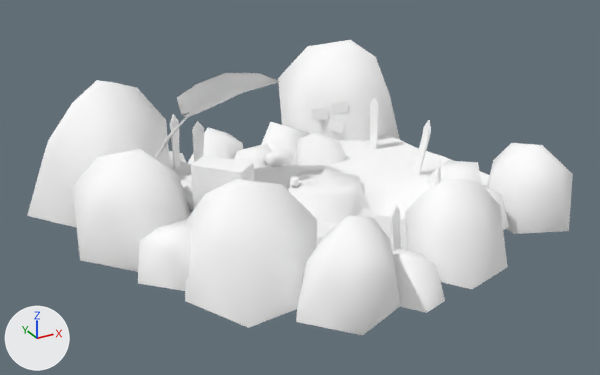
The Blender file Game/cargoHouse.blend, before and after one commit.
Camera for both pictures: a 50 mm lens placed at (-43.1, -76.6, 38.9), pointed at (-1.2, -0.5, 0.9). The lights are fixed; the arrows at lower left show +X, +Y and +Z.

Script lines for the objects in view, before the commit:
```python
me_rock_xs = bpy.data.meshes.new('Rock_XS')
me_rock_xs.from_pydata(...)  # 10 vertices, 13 faces; spans x -3.58..3.85, y -4.07..2.75, z -1.79..2.89
me_rock_xs.polygons.foreach_set('use_smooth', [True] * 13)
me_rock_xs.materials.append(mat_cargohousebigrock)  # its picture is missing
me_spadeleaf = bpy.data.meshes.new('SpadeLeaf')
me_spadeleaf.from_pydata(...)  # 52 vertices, 38 faces; spans x -1.2..23.0, y -0.3..15.6, z -5.8..5.8
me_spadeleaf.polygons.foreach_set('use_smooth', [True] * 38)
# faces by material slot: [23, 15]
me_spadeleaf.materials.append(mat_foliagetrans_1side)  # white #e7e7e7
me_spadeleaf.materials.append(mat_foliagebasic)  # white #e7e7e7
ob_ch_smallrock_003 = bpy.data.objects.new('CH_smallRock.003', me_rock_xs)
ob_ch_smallrock_003.parent = ob_ch_land
ob_ch_smallrock_003.location = (-0.486, 12.9, -1.708)
ob_ch_smallrock_003.rotation_euler = (0.0, 0.0, 3.02)  # degrees (0, 0, 173)
ob_g_spadeleaf = bpy.data.objects.new('G_SpadeLeaf', None)
ob_g_spadeleaf.location = (-18.08, 6.57, -0.19)
ob_g_spadeleaf.rotation_euler = (-0.337, -0.00488, -1.762)  # degrees (-19, -0.3, -101)
ob_g_spadeleaf.scale = (0.757, 0.757, 0.757)
ob_g_spadeleaf.show_instancer_for_render = False
ob_g_spadeleaf.instance_type = 'COLLECTION'
ob_g_spadeleaf.instance_collection = col_g_spadeleaf
ob_spadeleafmesh = bpy.data.objects.new('SpadeLeafMesh', me_spadeleaf)
ob_spadeleafmesh.location = (0.0, 0.0, 0.0)
ob_spadeleafmesh.rotation_euler = (0.0, -1.571, 0.0)  # degrees (0, -90, 0)
# also in view: 'CH_bigRock.002' at (-13.4, -12.6, 2.9); 'CH_smallRock.001' at (6.7, 7.6, 1.2); 'CH_bigRock.006' at (21.7, -13.2, 1.9); 'CH_smallRock.006' at (0.5, -20.2, -1.0); 'CH_bigRock.004' at (-7.0, -19.7, 1.9)
```
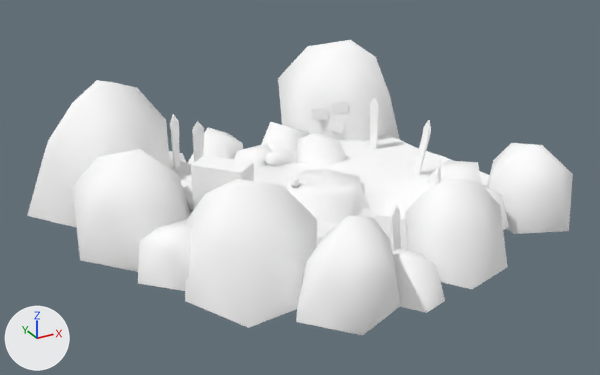
Edits to the bpy script that builds the scene:
```text
Remove ob_g_spadeleaf:
    ob_g_spadeleaf = bpy.data.objects.new('G_SpadeLeaf', None)
    ob_g_spadeleaf.location = (-18.08, 6.57, -0.19)
    ob_g_spadeleaf.rotation_euler = (-0.337, -0.00488, -1.762)  # degrees (-19, -0.3, -101)
    ob_g_spadeleaf.scale = (0.757, 0.757, 0.757)
    ob_g_spadeleaf.show_instancer_for_render = False
    ob_g_spadeleaf.instance_type = 'COLLECTION'
    ob_g_spadeleaf.instance_collection = col_g_spadeleaf
Remove ob_spadeleafmesh:
    ob_spadeleafmesh = bpy.data.objects.new('SpadeLeafMesh', me_spadeleaf)
    ob_spadeleafmesh.location = (0.0, 0.0, 0.0)
    ob_spadeleafmesh.rotation_euler = (0.0, -1.571, 0.0)  # degrees (0, -90, 0)
```

What differs and where, as boxes [x1, y1, x2, y2] in the pictures (600 x 375 px):
'G_SpadeLeaf', deleted: before [154, 73, 281, 160]
